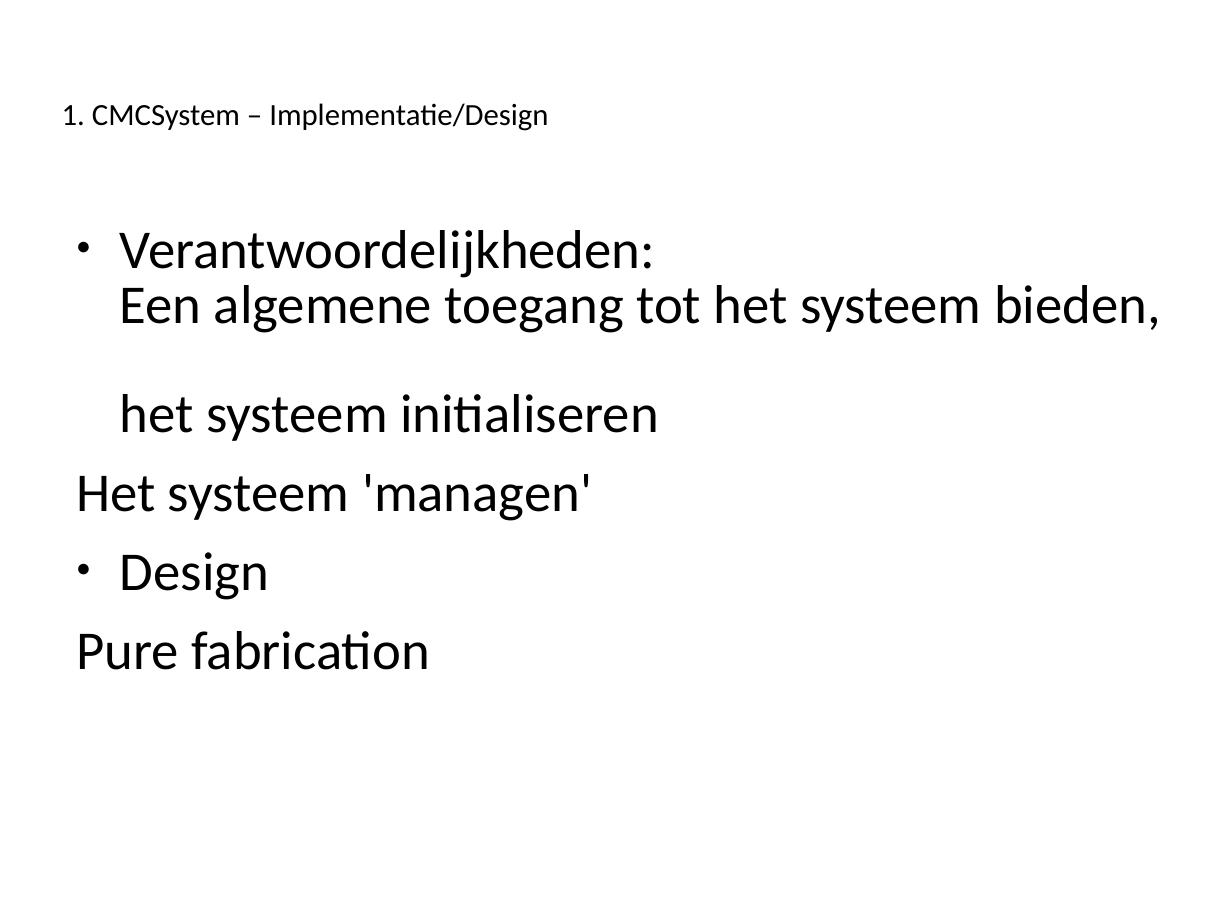
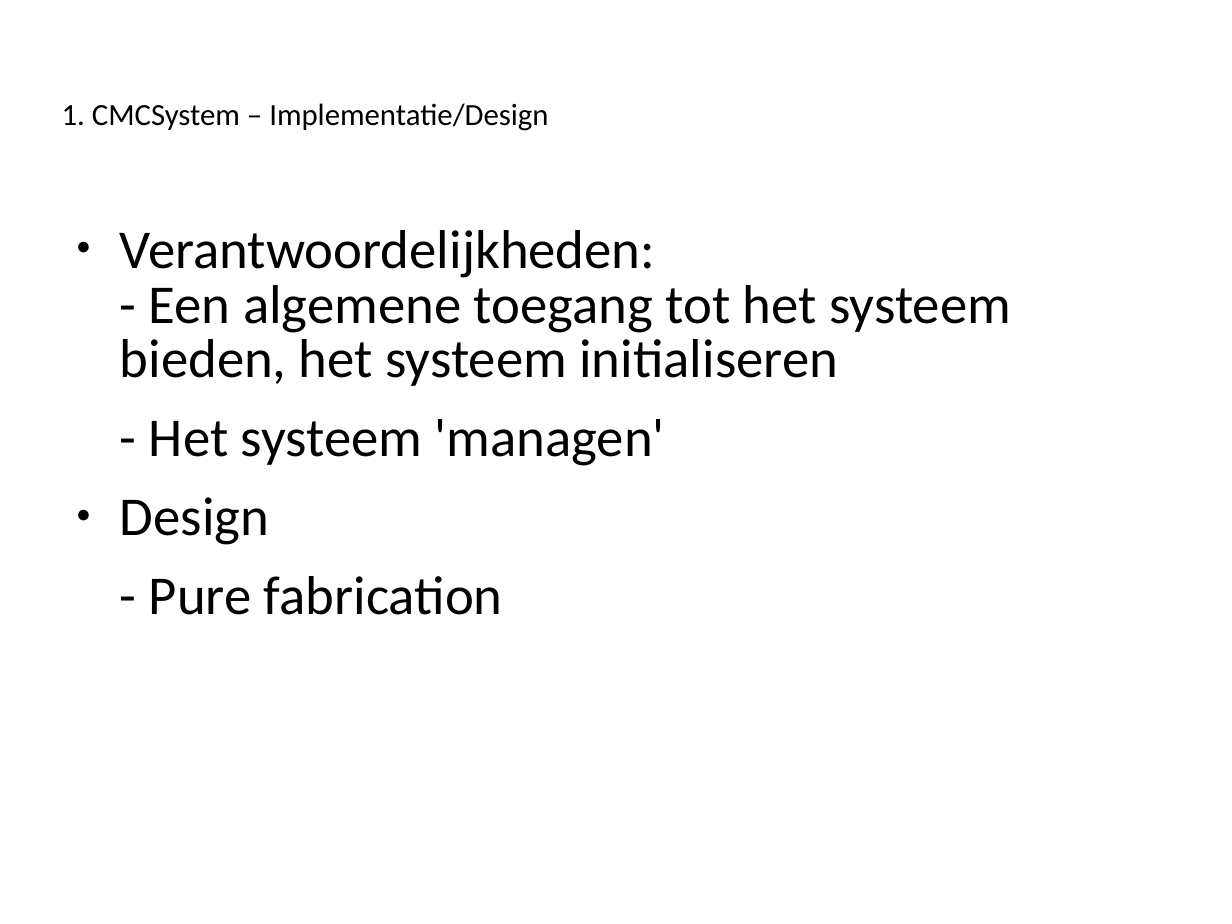
Before and after one commit to Novarg1/SWOP21, a slide deck: slide 5 of presentatie/Presentatie_Iteratie3.ppt. Drawn at 1232x924 pixels with LibreOffice and Linux fonts; fonts in the diff are those of the drawing. Boxes give left, top, right and bottom in pixels: in the first picture for what was removed or moved away, otherwise in the second. Text is boxed around its words. In the diff, an @@ line names an element or a change of style, - is before the commit and + after.

```diff
--- a/presentatie/Presentatie_Iteratie3.ppt
+++ b/presentatie/Presentatie_Iteratie3.ppt
@@ text at [120, 230, 1011, 466]: text changed @@
-● Verantwoordelijkheden:
-  Een algemene toegang tot het systeem bieden,
-  het systeem initialiseren
-Het systeem 'managen'
+● Verantwoordelijkheden:
+  - Een algemene toegang tot het systeem bieden, het systeem initialiseren
+- Het systeem 'managen'
@@ text at [149, 576, 503, 615]: text changed @@
-Pure fabrication
+- Pure fabrication
```
Also in this commit, not shown: 8 other slides changed.
